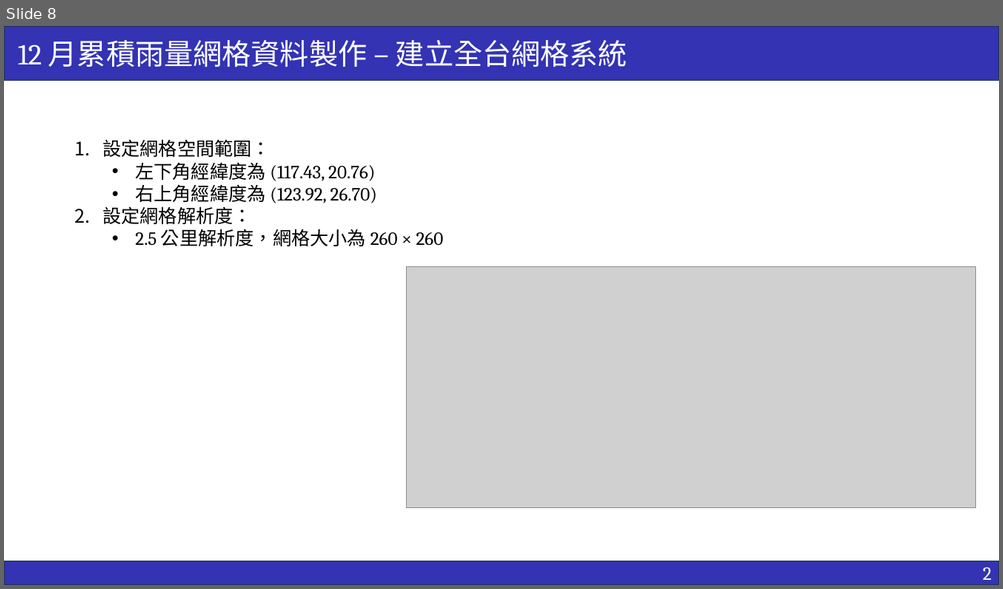
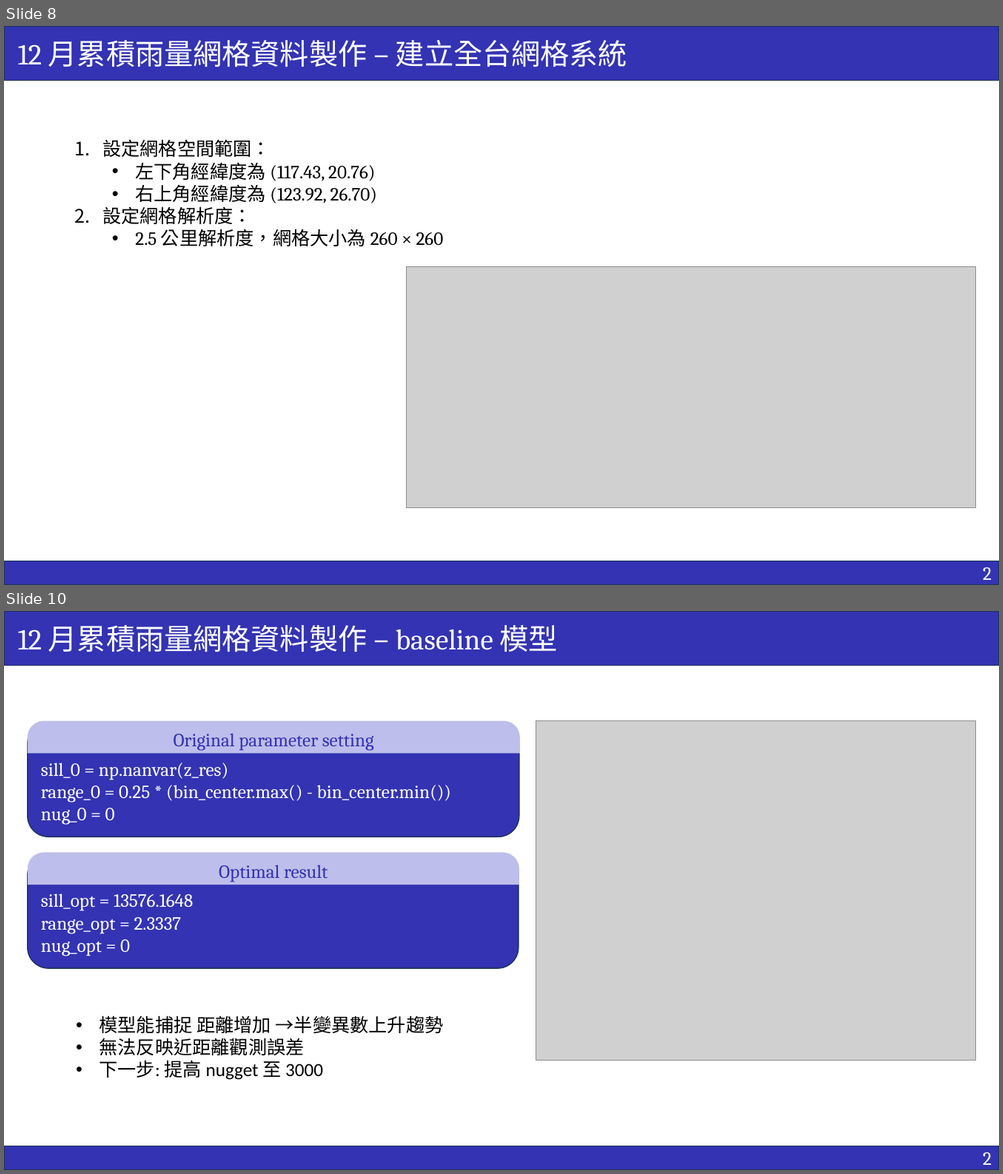
Before and after one commit to ricki0313/rainfall_practice, a slide deck: report/rainfall_report.pptx. Shown one above the other, each under a label of ours: slide 8 before the commit, slides 8 and 10 after it; the slides between them are not shown. The pictures are 1003x589 and 1003x1174 pixels, drawn with LibreOffice and Linux fonts; fonts in the diff are those of the drawing; grey boxes stand for pictures. Boxes give left, top, right and bottom in pixels: in the first picture for what was removed or moved away, otherwise in the second. Text is boxed around its words. In the diff, an @@ line names an element or a change of style, - is before the commit and + after.

```diff
--- a/report/rainfall_report.pptx
+++ b/report/rainfall_report.pptx
@@ slide 10 added at (4,611,999,1170), background #FFFFFF @@
@@ rectangle added at (4,611,999,666), fill #3333B3, outline #1E3256 1 pt, 28 pt, text #FFFFFF @@
+12 月累積雨量網格資料製作 – baseline 模型
@@ round same rect added at (28,721,521,753), fill #BEBEEC, 18 pt, text #3333B3 @@
+Original parameter setting
@@ picture added at (536,721,976,1060) @@
@@ rounded rectangle added at (28,723,520,837), fill #3333B3, outline #1E3256 1 pt, 18 pt, text #FFFFFF @@
+sill_0 = np.nanvar(z_res)
+range_0 = 0.25 * (bin_center.max() - bin_center.min())
+nug_0 = 0
@@ rounded rectangle added at (28,854,519,968), fill #3333B3, outline #1E3256 1 pt, 18 pt, text #FFFFFF @@
+sill_opt = 13576.1648
+range_opt = 2.3337
+nug_opt = 0
@@ round same rect added at (28,853,520,885), fill #BEBEEC, 18 pt, text #3333B3 @@
+Optimal result
@@ text added at (99,1016,444,1080), 18 pt, text #000000 @@
+• 模型能捕捉 距離增加 →半變異數上升趨勢
+• 無法反映近距離觀測誤差
+• 下一步: 提高 nugget 至 3000
@@ rectangle added at (4,1147,999,1170), fill #3333B3, outline #1E3256 1 pt, 18 pt, text #FFFFFF @@
+2
```
Also in this commit, not shown: 2 slides changed, 4 other slides added, 6 other files.
